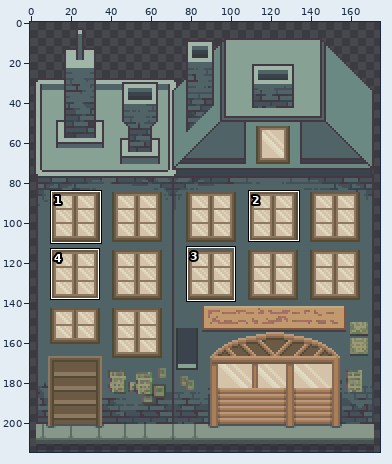
Edited in one commit: sprite sheet (assets/02_architecture/02_palud/paludBuildingLeft.png). Above: a wide view before the commit, with the close-up outlined.
Close-up. Old version:
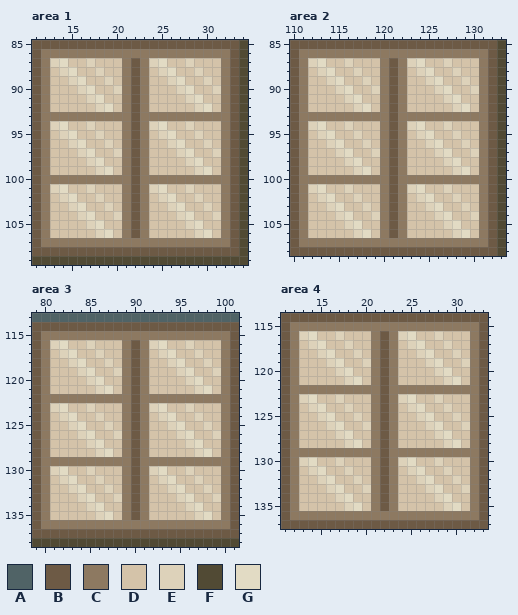
The file is 175x215 pixels. Colours within 5 levels of each other are drawn and written as one. Shown: area 1: x 11..34, y 85..109; area 2: x 110..133, y 85..108; area 3: x 79..101, y 113..138; area 4: x 11..33, y 114..137. The commit also changed other parts of the picture, which this record leaves out.
Palette (. is transparent): A #506366  B #6d5a45  C #8d7961  D #d4c3a9  E #ddd2ba  F #514a34  G #e2dbc4
The same view after the edit:
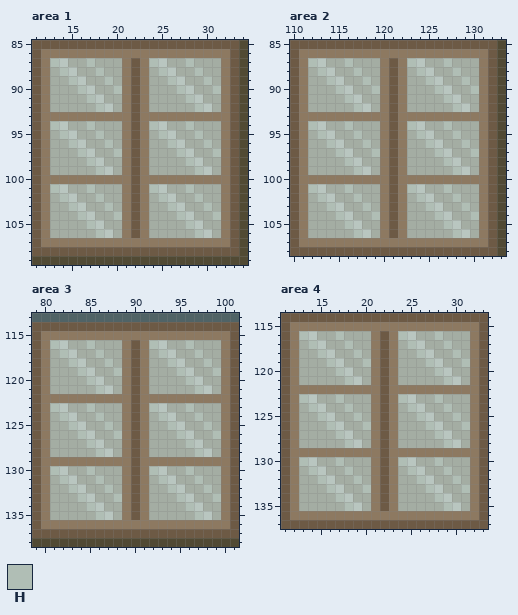
Colours new in this view: H #b0beb5
Edits made:
@@ palette @@
-D #d4c3a9
+D #a4ada3
-G #e2dbc4
+G #b9c6c0
--- area 1
@@ x 11..34 @@
  86 BCCCCCCCCCCCCCCCCCCCCCBF
- 87 BCEGDDEDDDCBCEGDDEDDDCBF
- 88 BCDEGDDEDDCBCDEGDDEDDCBF
- 89 BCDDEGDDEDCBCDDEGDDEDCBF
- 90 BCDDDEGDDECBCDDDEGDDECBF
- 91 BCDDDDEGDDCBCDDDDEGDDCBF
- 92 BCDDDDDEGDCBCDDDDDEGDCBF
+ 87 BCHGDDHDDDCBCHGDDHDDDCBF
+ 88 BCDHGDDHDDCBCDHGDDHDDCBF
+ 89 BCDDHGDDHDCBCDDHGDDHDCBF
+ 90 BCDDDHGDDHCBCDDDHGDDHCBF
+ 91 BCDDDDHGDDCBCDDDDHGDDCBF
+ 92 BCDDDDDHGDCBCDDDDDHGDCBF
  93 BCCCCCCCCCCBCCCCCCCCCCBF
- 94 BCEGDDEDDDCBCEGDDEDDDCBF
- 95 BCDEGDDEDDCBCDEGDDEDDCBF
- 96 BCDDEGDDEDCBCDDEGDDEDCBF
- 97 BCDDDEGDDECBCDDDEGDDECBF
- 98 BCDDDDEGDDCBCDDDDEGDDCBF
- 99 BCDDDDDEGDCBCDDDDDEGDCBF
+ 94 BCHGDDHDDDCBCHGDDHDDDCBF
+ 95 BCDHGDDHDDCBCDHGDDHDDCBF
+ 96 BCDDHGDDHDCBCDDHGDDHDCBF
+ 97 BCDDDHGDDHCBCDDDHGDDHCBF
+ 98 BCDDDDHGDDCBCDDDDHGDDCBF
+ 99 BCDDDDDHGDCBCDDDDDHGDCBF
 100 BCCCCCCCCCCBCCCCCCCCCCBF
-101 BCEGDDEDDDCBCEGDDEDDDCBF
-102 BCDEGDDEDDCBCDEGDDEDDCBF
-103 BCDDEGDDEDCBCDDEGDDEDCBF
-104 BCDDDEGDDECBCDDDEGDDECBF
-105 BCDDDDEGDDCBCDDDDEGDDCBF
-106 BCDDDDDEGDCBCDDDDDEGDCBF
+101 BCHGDDHDDDCBCHGDDHDDDCBF
+102 BCDHGDDHDDCBCDHGDDHDDCBF
+103 BCDDHGDDHDCBCDDHGDDHDCBF
+104 BCDDDHGDDHCBCDDDHGDDHCBF
+105 BCDDDDHGDDCBCDDDDHGDDCBF
+106 BCDDDDDHGDCBCDDDDDHGDCBF
 107 BCCCCCCCCCCCCCCCCCCCCCBF
--- area 2
@@ x 110..133 @@
  86 BCCCCCCCCCCCCCCCCCCCCCBF
- 87 BCEGDDEDDDCBCEGDDEDDDCBF
- 88 BCDEGDDEDDCBCDEGDDEDDCBF
- 89 BCDDEGDDEDCBCDDEGDDEDCBF
- 90 BCDDDEGDDECBCDDDEGDDECBF
- 91 BCDDDDEGDDCBCDDDDEGDDCBF
- 92 BCDDDDDEGDCBCDDDDDEGDCBF
+ 87 BCHGDDHDDDCBCHGDDHDDDCBF
+ 88 BCDHGDDHDDCBCDHGDDHDDCBF
+ 89 BCDDHGDDHDCBCDDHGDDHDCBF
+ 90 BCDDDHGDDHCBCDDDHGDDHCBF
+ 91 BCDDDDHGDDCBCDDDDHGDDCBF
+ 92 BCDDDDDHGDCBCDDDDDHGDCBF
  93 BCCCCCCCCCCBCCCCCCCCCCBF
- 94 BCEGDDEDDDCBCEGDDEDDDCBF
- 95 BCDEGDDEDDCBCDEGDDEDDCBF
- 96 BCDDEGDDEDCBCDDEGDDEDCBF
- 97 BCDDDEGDDECBCDDDEGDDECBF
- 98 BCDDDDEGDDCBCDDDDEGDDCBF
- 99 BCDDDDDEGDCBCDDDDDEGDCBF
+ 94 BCHGDDHDDDCBCHGDDHDDDCBF
+ 95 BCDHGDDHDDCBCDHGDDHDDCBF
+ 96 BCDDHGDDHDCBCDDHGDDHDCBF
+ 97 BCDDDHGDDHCBCDDDHGDDHCBF
+ 98 BCDDDDHGDDCBCDDDDHGDDCBF
+ 99 BCDDDDDHGDCBCDDDDDHGDCBF
 100 BCCCCCCCCCCBCCCCCCCCCCBF
-101 BCEGDDEDDDCBCEGDDEDDDCBF
-102 BCDEGDDEDDCBCDEGDDEDDCBF
-103 BCDDEGDDEDCBCDDEGDDEDCBF
-104 BCDDDEGDDECBCDDDEGDDECBF
-105 BCDDDDEGDDCBCDDDDEGDDCBF
-106 BCDDDDDEGDCBCDDDDDEGDCBF
+101 BCHGDDHDDDCBCHGDDHDDDCBF
+102 BCDHGDDHDDCBCDHGDDHDDCBF
+103 BCDDHGDDHDCBCDDHGDDHDCBF
+104 BCDDDHGDDHCBCDDDHGDDHCBF
+105 BCDDDDHGDDCBCDDDDHGDDCBF
+106 BCDDDDDHGDCBCDDDDDHGDCBF
 107 BCCCCCCCCCCCCCCCCCCCCCBF
--- area 3
@@ x 79..101 @@
 115 BCCCCCCCCCCCCCCCCCCCCCB
-116 BCEGDDEDDDCBCEGDDEDDDCB
-117 BCDEGDDEDDCBCDEGDDEDDCB
-118 BCDDEGDDEDCBCDDEGDDEDCB
-119 BCDDDEGDDECBCDDDEGDDECB
-120 BCDDDDEGDDCBCDDDDEGDDCB
-121 BCDDDDDEGDCBCDDDDDEGDCB
+116 BCHGDDHDDDCBCHGDDHDDDCB
+117 BCDHGDDHDDCBCDHGDDHDDCB
+118 BCDDHGDDHDCBCDDHGDDHDCB
+119 BCDDDHGDDHCBCDDDHGDDHCB
+120 BCDDDDHGDDCBCDDDDHGDDCB
+121 BCDDDDDHGDCBCDDDDDHGDCB
 122 BCCCCCCCCCCBCCCCCCCCCCB
-123 BCEGDDEDDDCBCEGDDEDDDCB
-124 BCDEGDDEDDCBCDEGDDEDDCB
-125 BCDDEGDDEDCBCDDEGDDEDCB
-126 BCDDDEGDDECBCDDDEGDDECB
-127 BCDDDDEGDDCBCDDDDEGDDCB
-128 BCDDDDDEGDCBCDDDDDEGDCB
+123 BCHGDDHDDDCBCHGDDHDDDCB
+124 BCDHGDDHDDCBCDHGDDHDDCB
+125 BCDDHGDDHDCBCDDHGDDHDCB
+126 BCDDDHGDDHCBCDDDHGDDHCB
+127 BCDDDDHGDDCBCDDDDHGDDCB
+128 BCDDDDDHGDCBCDDDDDHGDCB
 129 BCCCCCCCCCCBCCCCCCCCCCB
-130 BCEGDDEDDDCBCEGDDEDDDCB
-131 BCDEGDDEDDCBCDEGDDEDDCB
-132 BCDDEGDDEDCBCDDEGDDEDCB
-133 BCDDDEGDDECBCDDDEGDDECB
-134 BCDDDDEGDDCBCDDDDEGDDCB
-135 BCDDDDDEGDCBCDDDDDEGDCB
+130 BCHGDDHDDDCBCHGDDHDDDCB
+131 BCDHGDDHDDCBCDHGDDHDDCB
+132 BCDDHGDDHDCBCDDHGDDHDCB
+133 BCDDDHGDDHCBCDDDHGDDHCB
+134 BCDDDDHGDDCBCDDDDHGDDCB
+135 BCDDDDDHGDCBCDDDDDHGDCB
 136 BCCCCCCCCCCCCCCCCCCCCCB
--- area 4
@@ x 11..33 @@
 115 BCCCCCCCCCCCCCCCCCCCCCB
-116 BCEGDDEDDDCBCEGDDEDDDCB
-117 BCDEGDDEDDCBCDEGDDEDDCB
-118 BCDDEGDDEDCBCDDEGDDEDCB
-119 BCDDDEGDDECBCDDDEGDDECB
-120 BCDDDDEGDDCBCDDDDEGDDCB
-121 BCDDDDDEGDCBCDDDDDEGDCB
+116 BCHGDDHDDDCBCHGDDHDDDCB
+117 BCDHGDDHDDCBCDHGDDHDDCB
+118 BCDDHGDDHDCBCDDHGDDHDCB
+119 BCDDDHGDDHCBCDDDHGDDHCB
+120 BCDDDDHGDDCBCDDDDHGDDCB
+121 BCDDDDDHGDCBCDDDDDHGDCB
 122 BCCCCCCCCCCBCCCCCCCCCCB
-123 BCEGDDEDDDCBCEGDDEDDDCB
-124 BCDEGDDEDDCBCDEGDDEDDCB
-125 BCDDEGDDEDCBCDDEGDDEDCB
-126 BCDDDEGDDECBCDDDEGDDECB
-127 BCDDDDEGDDCBCDDDDEGDDCB
-128 BCDDDDDEGDCBCDDDDDEGDCB
+123 BCHGDDHDDDCBCHGDDHDDDCB
+124 BCDHGDDHDDCBCDHGDDHDDCB
+125 BCDDHGDDHDCBCDDHGDDHDCB
+126 BCDDDHGDDHCBCDDDHGDDHCB
+127 BCDDDDHGDDCBCDDDDHGDDCB
+128 BCDDDDDHGDCBCDDDDDHGDCB
 129 BCCCCCCCCCCBCCCCCCCCCCB
-130 BCEGDDEDDDCBCEGDDEDDDCB
-131 BCDEGDDEDDCBCDEGDDEDDCB
-132 BCDDEGDDEDCBCDDEGDDEDCB
-133 BCDDDEGDDECBCDDDEGDDECB
-134 BCDDDDEGDDCBCDDDDEGDDCB
-135 BCDDDDDEGDCBCDDDDDEGDCB
+130 BCHGDDHDDDCBCHGDDHDDDCB
+131 BCDHGDDHDDCBCDHGDDHDDCB
+132 BCDDHGDDHDCBCDDHGDDHDCB
+133 BCDDDHGDDHCBCDDDHGDDHCB
+134 BCDDDDHGDDCBCDDDDHGDDCB
+135 BCDDDDDHGDCBCDDDDDHGDCB
 136 BCCCCCCCCCCCCCCCCCCCCCB
Pixel boxes of the changes (left, top, right, bottom) in both close-ups:
changed: (50, 58, 221, 238)
changed: (308, 58, 479, 238)
changed: (50, 340, 221, 520)
changed: (299, 331, 470, 511)
